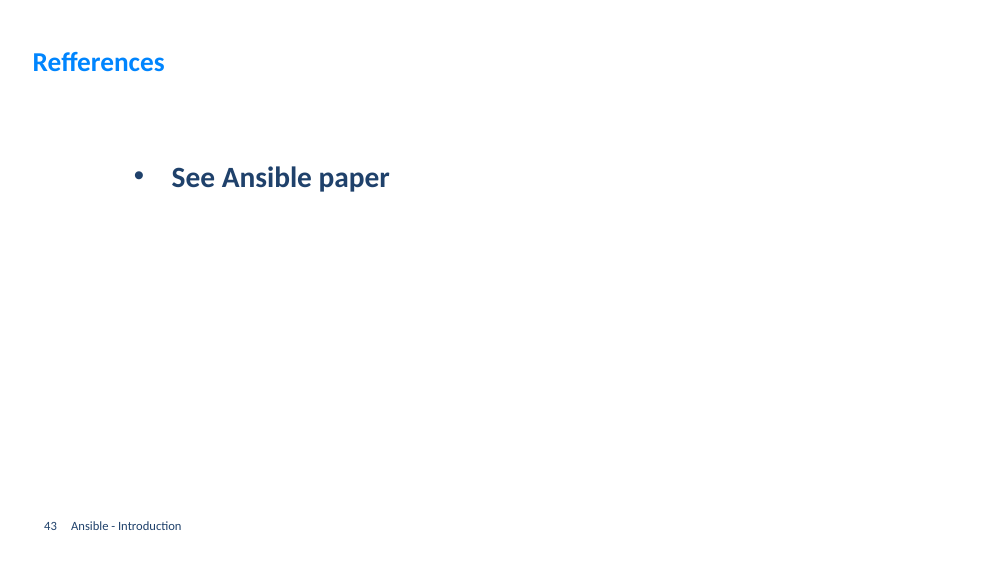
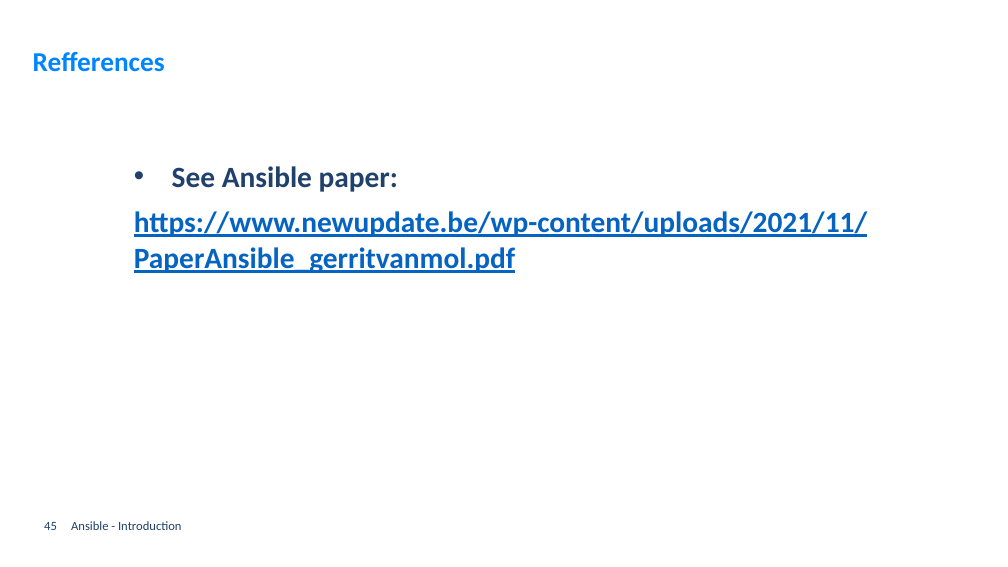
Before and after one commit to GerritVanMol/Ansible_Introduction-21_22, a slide deck: slide 45 of Documents/Ansible_BasicsAndHowToGetStarted.pptx (slide 43 before the commit). Drawn at 1008x567 pixels with LibreOffice and Linux fonts; fonts in the diff are those of the drawing; background and template pictures are left out. Boxes give left, top, right and bottom in pixels: in the first picture for what was removed or moved away, otherwise in the second. Text is boxed around its words. In the diff, an @@ line names an element or a change of style, - is before the commit and + after.

Commit message:
update PPT

```diff
--- a/Documents/Ansible_BasicsAndHowToGetStarted.pptx
+++ b/Documents/Ansible_BasicsAndHowToGetStarted.pptx
@@ text at (134, 166, 867, 273): text changed; text colour #1F416B to #0563C1 @@
-• See Ansible paper
+• See Ansible paper:
+https://www.newupdate.be/wp-content/uploads/2021/11/PaperAnsible_gerritvanmol.pdf
@@ page number at (44, 522, 57, 530): text changed @@
-43
+45
```
Also in this commit, not shown: 2 other slides changed, 2 slides added.
